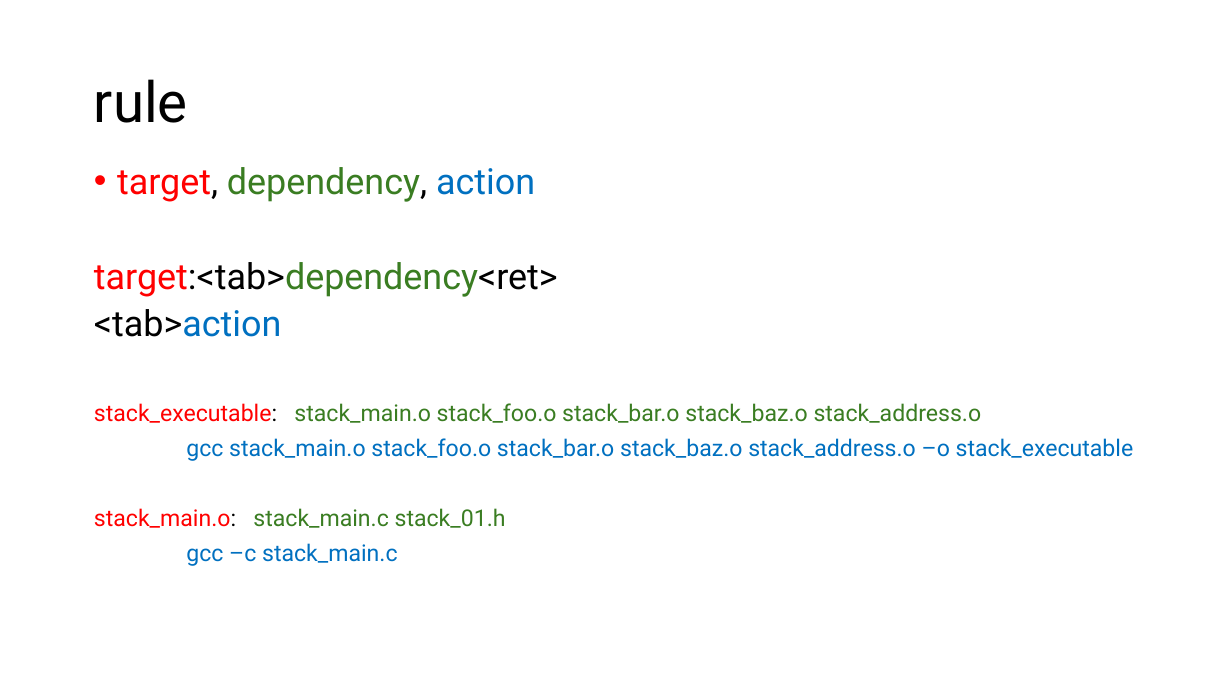
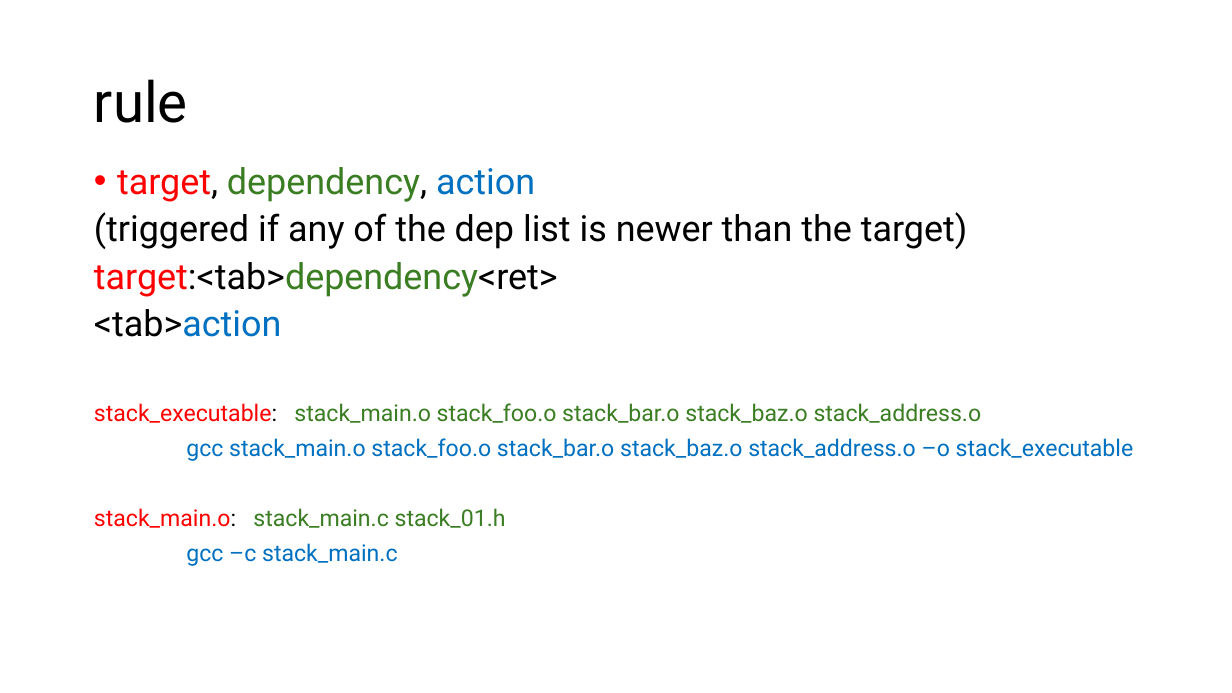
Before and after one commit to sfelixwu/ee1520, a slide deck: slide 28 of NCKU_CSII_002.pptx. Drawn at 1232x693 pixels with LibreOffice and Linux fonts; fonts in the diff are those of the drawing. Boxes give left, top, right and bottom in pixels: in the first picture for what was removed or moved away, otherwise in the second. Text is boxed around its words. In the diff, an @@ line names an element or a change of style, - is before the commit and + after.

```diff
--- a/NCKU_CSII_002.pptx
+++ b/NCKU_CSII_002.pptx
@@ text at <box>94,212,967,249</box>: paragraph added @@
+(triggered if any of the dep list is newer than the target)
```
Also in this commit, not shown: 3 other slides changed, 1 other file.
